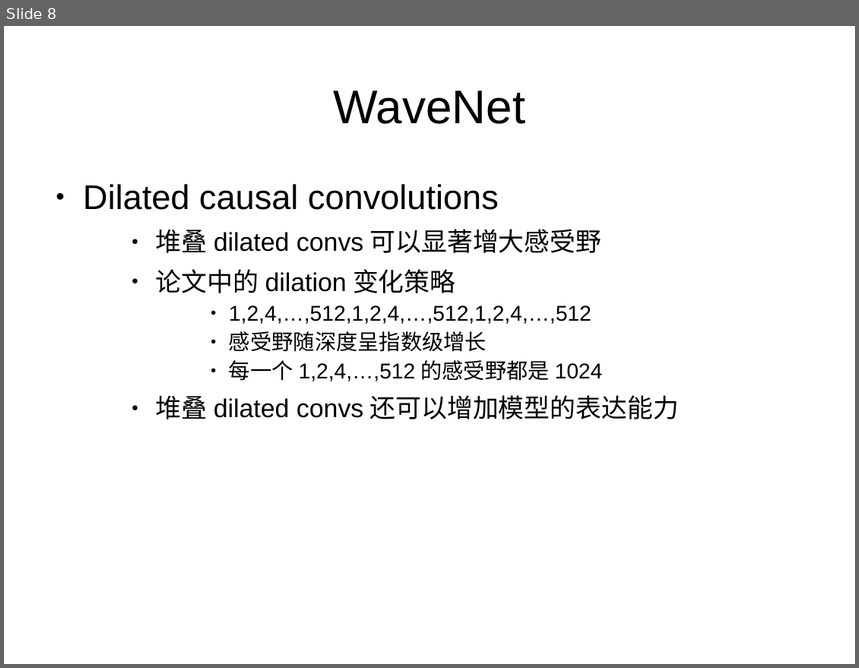
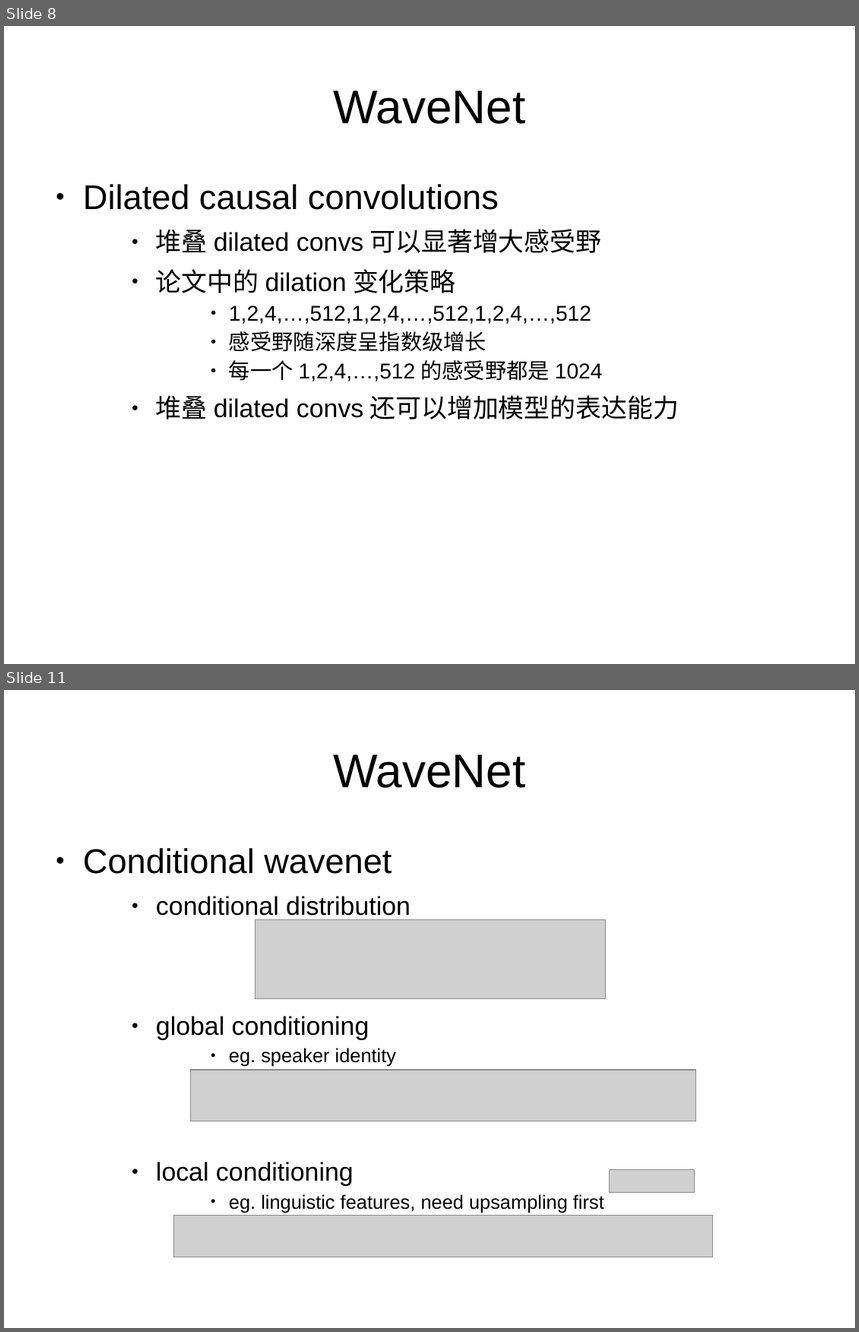
Before and after one commit to iloveat/book_share, a slide deck: wavenet/wavenet.odp. Shown one above the other, each under a label of ours: slide 8 before the commit, slides 8 and 11 after it; the slides between them are not shown. The pictures are 859x668 and 859x1332 pixels, drawn with LibreOffice and Linux fonts; fonts in the diff are those of the drawing; grey boxes stand for pictures. Boxes give left, top, right and bottom in pixels: in the first picture for what was removed or moved away, otherwise in the second. Text is boxed around its words. In the diff, an @@ line names an element or a change of style, - is before the commit and + after.

Commit message:
update wavenet

```diff
--- a/wavenet/wavenet.odp
+++ b/wavenet/wavenet.odp
@@ slide 11 added at (4, 690, 855, 1328), background #FFFFFF @@
@@ title added at (333, 755, 525, 788), 44 pt, text #000000 @@
+WaveNet
@@ text added at (83, 848, 604, 1213), 18 pt, text #000000 @@
+● Conditional wavenet
+    ● conditional distribution
+    ● global conditioning
+        ● eg. speaker identity
+    ● local conditioning
+        ● eg. linguistic features, need upsampling first
@@ picture added at (255, 920, 606, 999) @@
@@ picture added at (190, 1070, 696, 1122) @@
@@ picture added at (610, 1170, 695, 1193) @@
@@ picture added at (174, 1216, 714, 1258) @@
```
Also in this commit, not shown: 2 other slides added, 1 slide removed, 10 other files.
